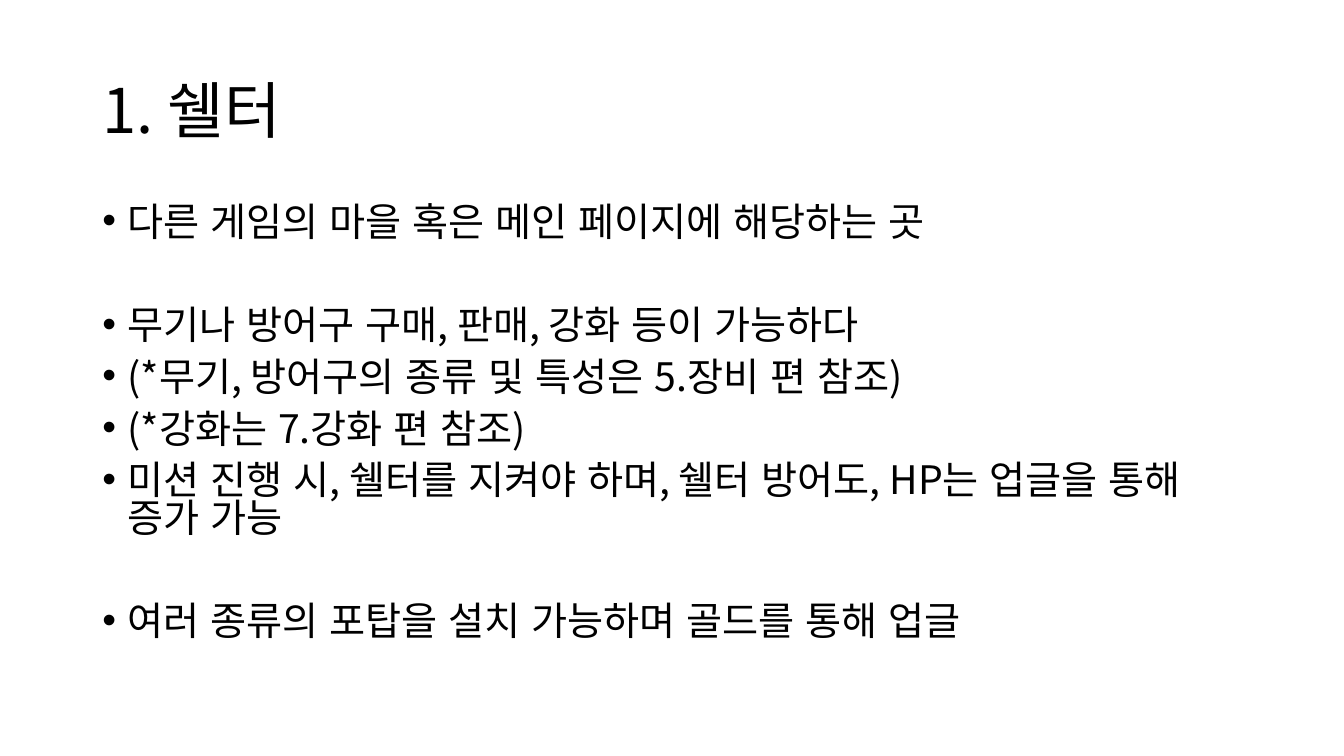
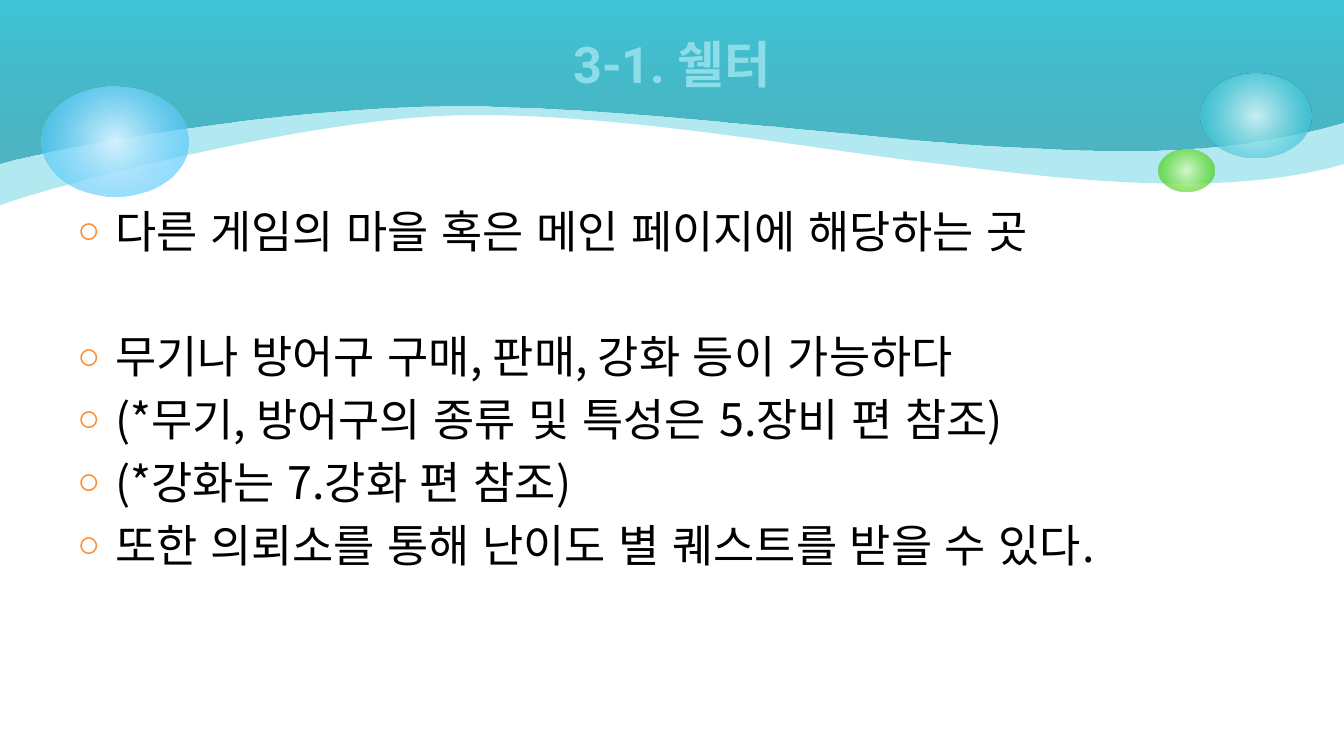
Before and after one commit to csm2652/SEED, a slide deck: slide 8 of 시작기획/슈팅 디팬스.pptx (slide 3 before the commit). Drawn at 1344x756 pixels with LibreOffice and Linux fonts; fonts in the diff are those of the drawing. Boxes give left, top, right and bottom in pixels: in the first picture for what was removed or moved away, otherwise in the second. Text is boxed around its words. In the diff, an @@ line names an element or a change of style, - is before the commit and + after.

```diff
--- a/시작기획/슈팅 디팬스.pptx
+++ b/시작기획/슈팅 디팬스.pptx
@@ freeform shape added at <box>0,0,1344,206</box>, fill #40C6D8 at 40% opacity @@
@@ freeform shape added at <box>0,0,1344,163</box>, fill gradient #249EAE to #40C6D8 @@
@@ title at <box>573,41,771,87</box>: text changed; size 44 to 36 pt; font Noto Sans CJK KR to Roboto; text colour #000000 to gradient #D9F4F7 to #8CDDE8; bold on @@
-1. 쉘터
+3-1. 쉘터
@@ ellipse added at <box>41,87,188,197</box>, fill gradient #D6F2FE to #33BDFB @@
@@ ellipse added at <box>1201,74,1313,157</box>, fill gradient #D9F4F7 to #40C6D8 @@
@@ ellipse added at <box>1158,149,1215,192</box>, fill gradient #DAFACD to #4CD416 @@
@@ text "다른 게임의 마을 혹은 메인 ...": place and size @@
-text "다른 게임의 마을 혹은 메인 ..." at <box>128,203,1181,638</box>
+text "다른 게임의 마을 혹은 메인 ..." at <box>115,210,1095,566</box>
@@ text at <box>115,210,1027,508</box>: size 28 to 32 pt in "다른 게임의 마을 혹은 메인 페이지에 해당하는 ...", "무기나 방어구 구매, 판매, 강화 등이 가능하다", "(*무기, 방어구의 종류 및 특성은 5.장비 편 ...", "(*강화는 7.강화 편 참조)"; bullet • to ○; line spacing 0.8 to 1; less space between paragraphs @@
@@ text at <box>115,525,1095,566</box>: text changed; size 28 to 32 pt @@
-• 미션 진행 시, 쉘터를 지켜야 하며, 쉘터 방어도, HP는 업글을 통해 증가 가능
-• 여러 종류의 포탑을 설치 가능하며 골드를 통해 업글
+○ 또한 의뢰소를 통해 난이도 별 퀘스트를 받을 수 있다.
```
Also in this commit, not shown: 12 other slides changed, 10 slides added, 5 slides removed.
